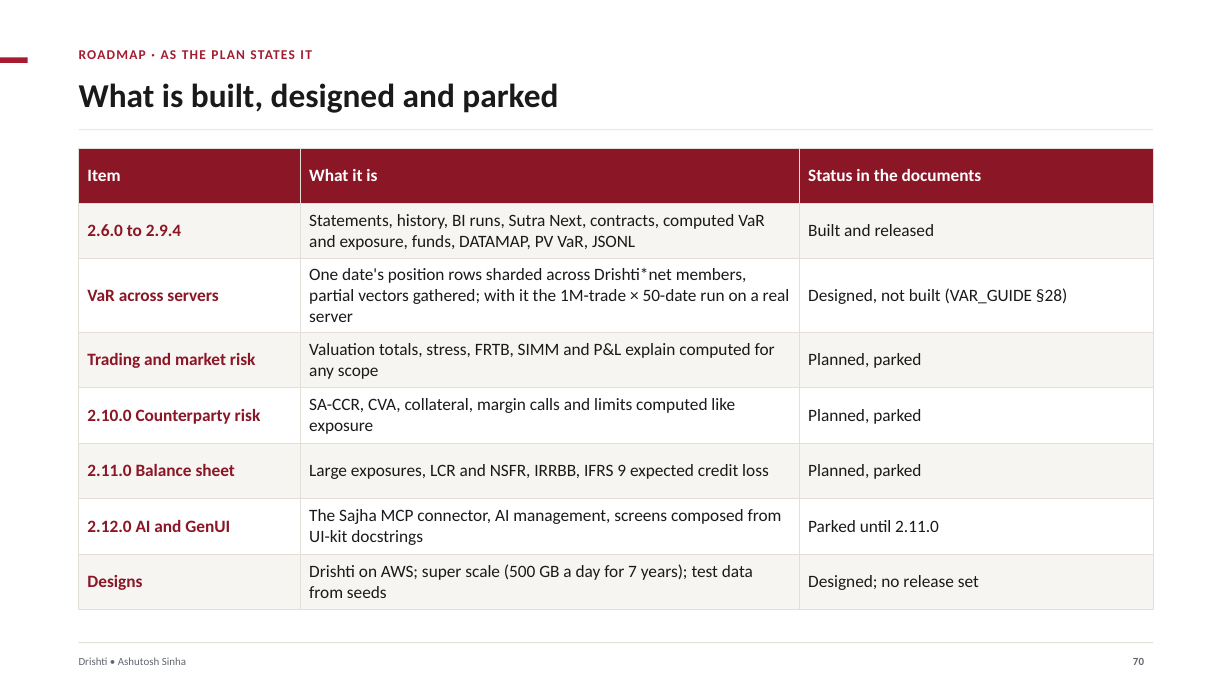
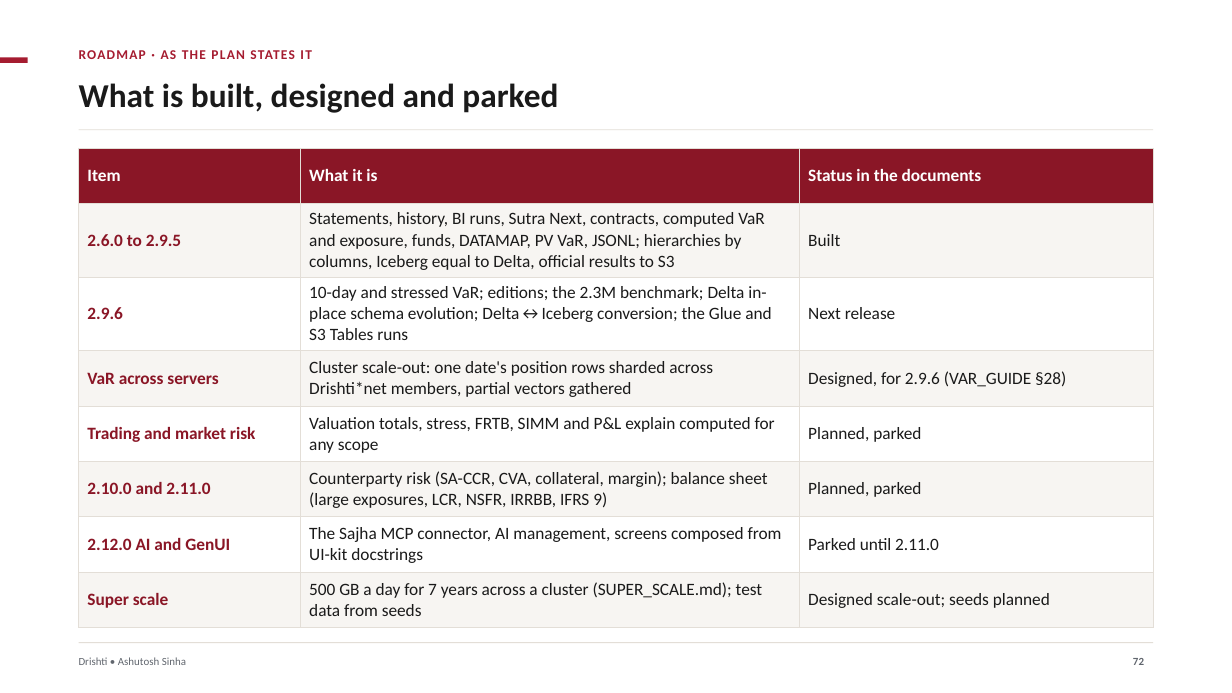
Before and after one commit to ajsinha/drishti, a slide deck: slide 72 of docs/publications/Drishti-Design-and-Evidence.pptx (slide 70 before the commit). Drawn at 1232x693 pixels with LibreOffice and Linux fonts; fonts in the diff are those of the drawing. Boxes give left, top, right and bottom in pixels: in the first picture for what was removed or moved away, otherwise in the second. Text is boxed around its words. In the diff, an @@ line names an element or a change of style, - is before the commit and + after.

Commit message:
Decks for 2.9.5: VaR (34), AWS + Iceberg (78), Design and Evidence (74), AWS + Delta Lake (105): hierarchies and limit letters, Iceberg for VaR and exposure, official results to Delta or Iceberg on S3, airtight connector upgrades and the Delta = Iceberg evidence as built; the 2.9.6 roadmap

```diff
--- a/docs/publications/Drishti-Design-and-Evidence.pptx
+++ b/docs/publications/Drishti-Design-and-Evidence.pptx
@@ table at [79,148,1153,620] @@
-row 2: 2.6.0 to 2.9.4 | Statements, history, BI runs, Sutra Next, contracts, computed VaR and exposure, funds, DATAMAP, PV VaR, JSONL | Built and released
-row 3: VaR across servers | One date's position rows sharded across Drishti*net members, partial vectors gathered; with it the 1M-trade × 50-date run on a real server | Designed, not built (VAR_GUIDE §28)
+row 2: 2.6.0 to 2.9.5 | Statements, history, BI runs, Sutra Next, contracts, computed VaR and exposure, funds, DATAMAP, PV VaR, JSONL; hierarchies by columns, Iceberg equal to Delta, official results to S3 | Built
+row 3: 2.9.6 | 10-day and stressed VaR; editions; the 2.3M benchmark; Delta in-place schema evolution; Delta↔Iceberg conversion; the Glue and S3 Tables runs | Next release
+row 4: VaR across servers | Cluster scale-out: one date's position rows sharded across Drishti*net members, partial vectors gathered | Designed, for 2.9.6 (VAR_GUIDE §28)
-row 5: 2.10.0 Counterparty risk | SA-CCR, CVA, collateral, margin calls and limits computed like exposure | Planned, parked
-row 6: 2.11.0 Balance sheet | Large exposures, LCR and NSFR, IRRBB, IFRS 9 expected credit loss | Planned, parked
+row 6: 2.10.0 and 2.11.0 | Counterparty risk (SA-CCR, CVA, collateral, margin); balance sheet (large exposures, LCR, NSFR, IRRBB, IFRS 9) | Planned, parked
-row 8: Designs | Drishti on AWS; super scale (500 GB a day for 7 years); test data from seeds | Designed; no release set
+row 8: Super scale | 500 GB a day for 7 years across a cluster (SUPER_SCALE.md); test data from seeds | Designed scale-out; seeds planned
@@ page number at [1133,658,1144,665]: text changed @@
-70
+72
```
Also in this commit, not shown: 10 other slides changed, 2 slides added, 7 other files.
